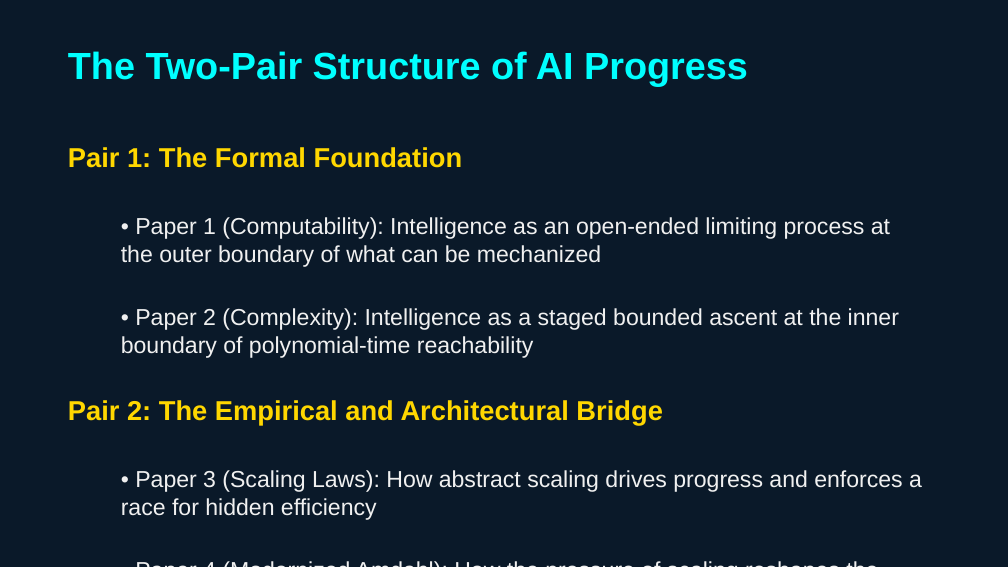
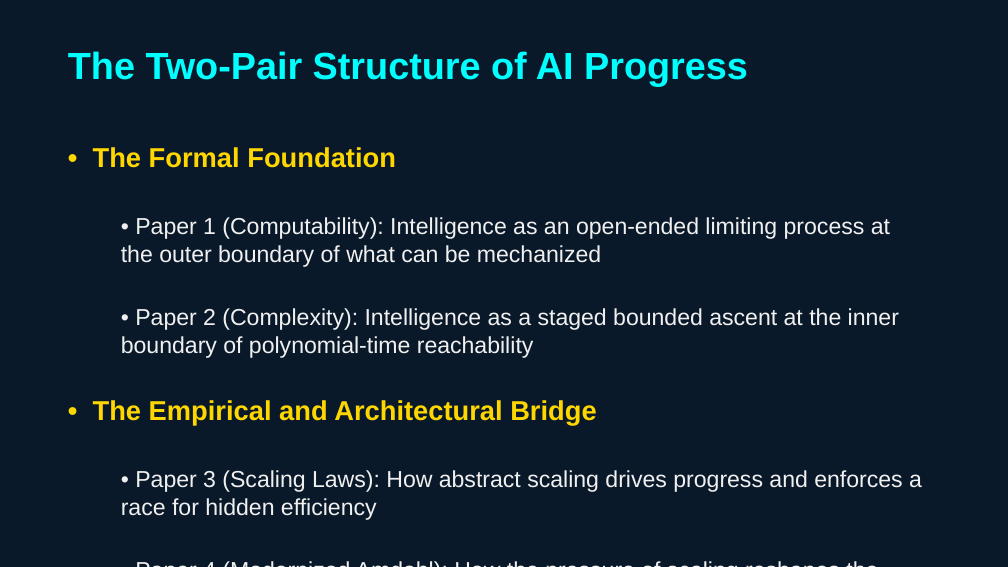
Before and after one commit to chienpinglu/The_AI_Progress_Blueprint, a slide deck: slide 3 of The_AI_Progress_Blueprint.pptx. Drawn at 1008x567 pixels with LibreOffice and Linux fonts; fonts in the diff are those of the drawing. Boxes give left, top, right and bottom in pixels: in the first picture for what was removed or moved away, otherwise in the second. Text is boxed around its words. In the diff, an @@ line names an element or a change of style, - is before the commit and + after.

```diff
--- a/The_AI_Progress_Blueprint.pptx
+++ b/The_AI_Progress_Blueprint.pptx
@@ text at [93, 147, 396, 168]: text changed @@
-Pair 1: The Formal Foundation
+• The Formal Foundation
@@ text at [93, 400, 596, 425]: text changed @@
-Pair 2: The Empirical and Architectural Bridge
+• The Empirical and Architectural Bridge
```
Also in this commit, not shown: 8 other slides changed, 1 other file.
